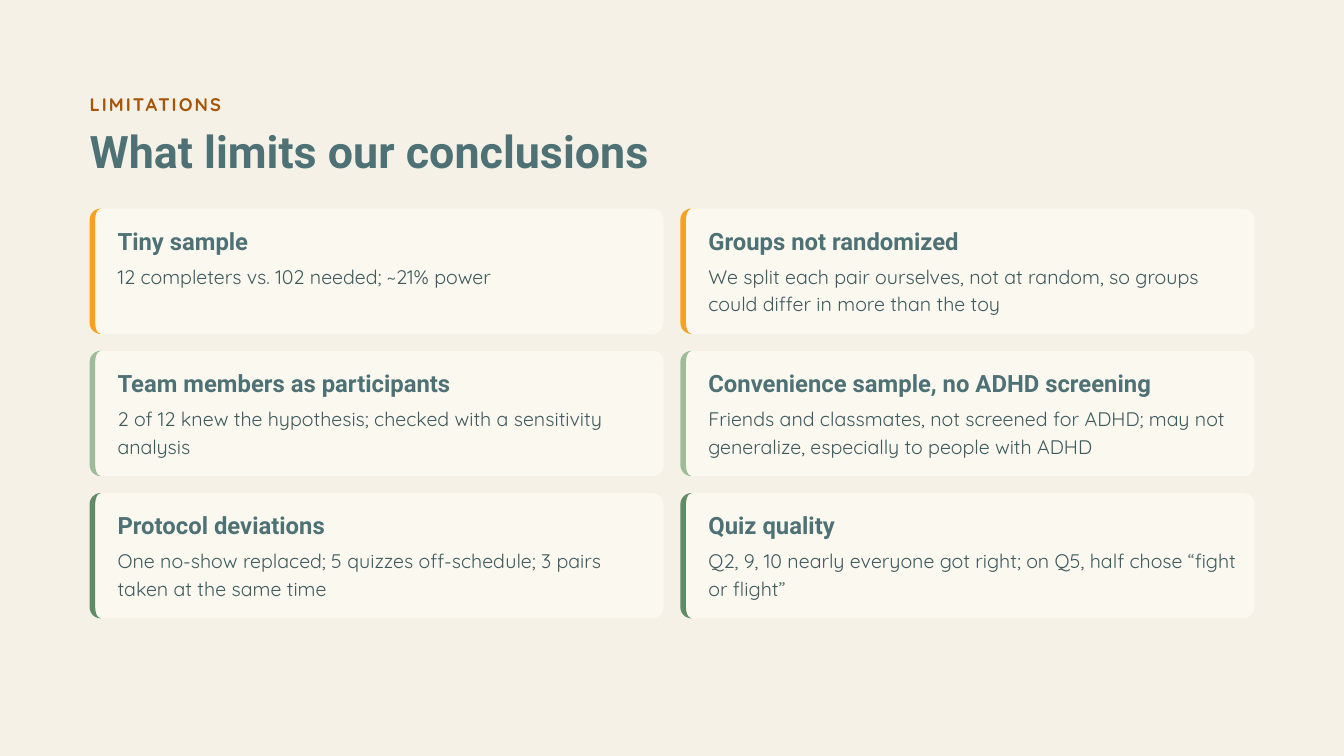
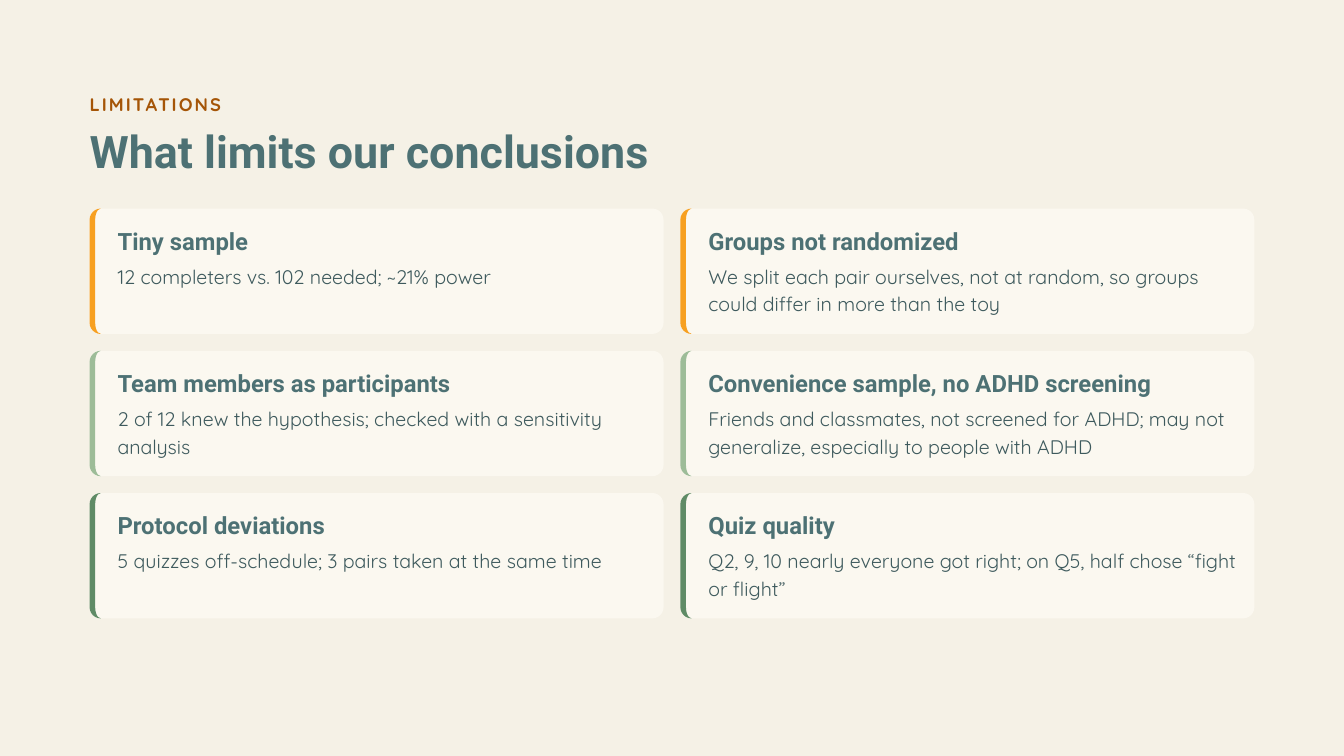
Before and after one commit to haydn-s/sourcing-data-project-2, a slide deck: slide 10 of deliverables/final_presentation.pptx. Drawn at 1344x756 pixels with LibreOffice and Linux fonts; fonts in the diff are those of the drawing. Boxes give left, top, right and bottom in pixels: in the first picture for what was removed or moved away, otherwise in the second. Text is boxed around its words. In the diff, an @@ line names an element or a change of style, - is before the commit and + after.

Commit message:
updated wording

```diff
--- a/deliverables/final_presentation.pptx
+++ b/deliverables/final_presentation.pptx
@@ text at [118, 553, 602, 572]: text changed @@
-One no-show replaced; 5 quizzes off-schedule; 3 pairs taken at the same time
+5 quizzes off-schedule; 3 pairs taken at the same time
```
